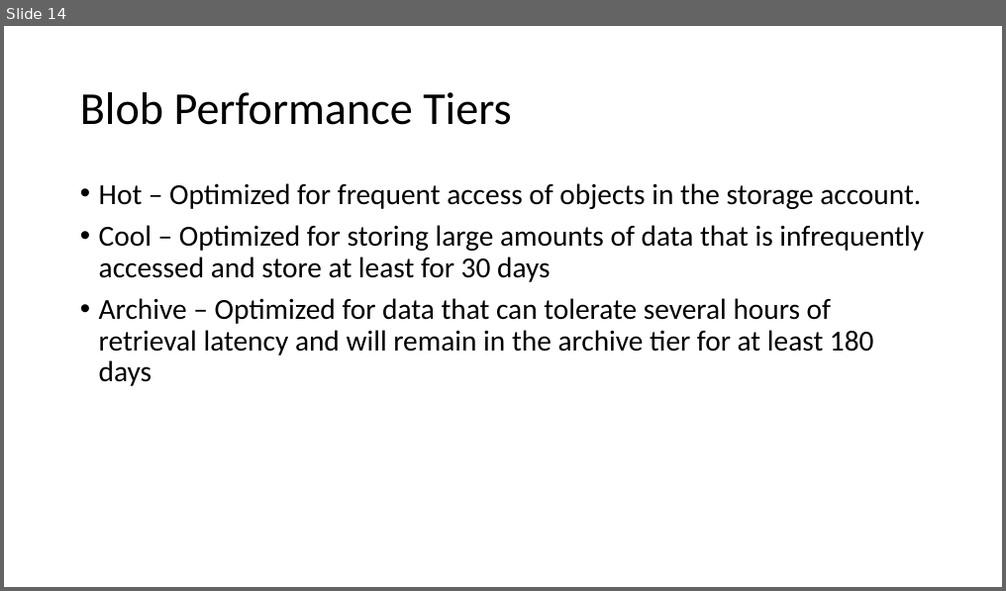
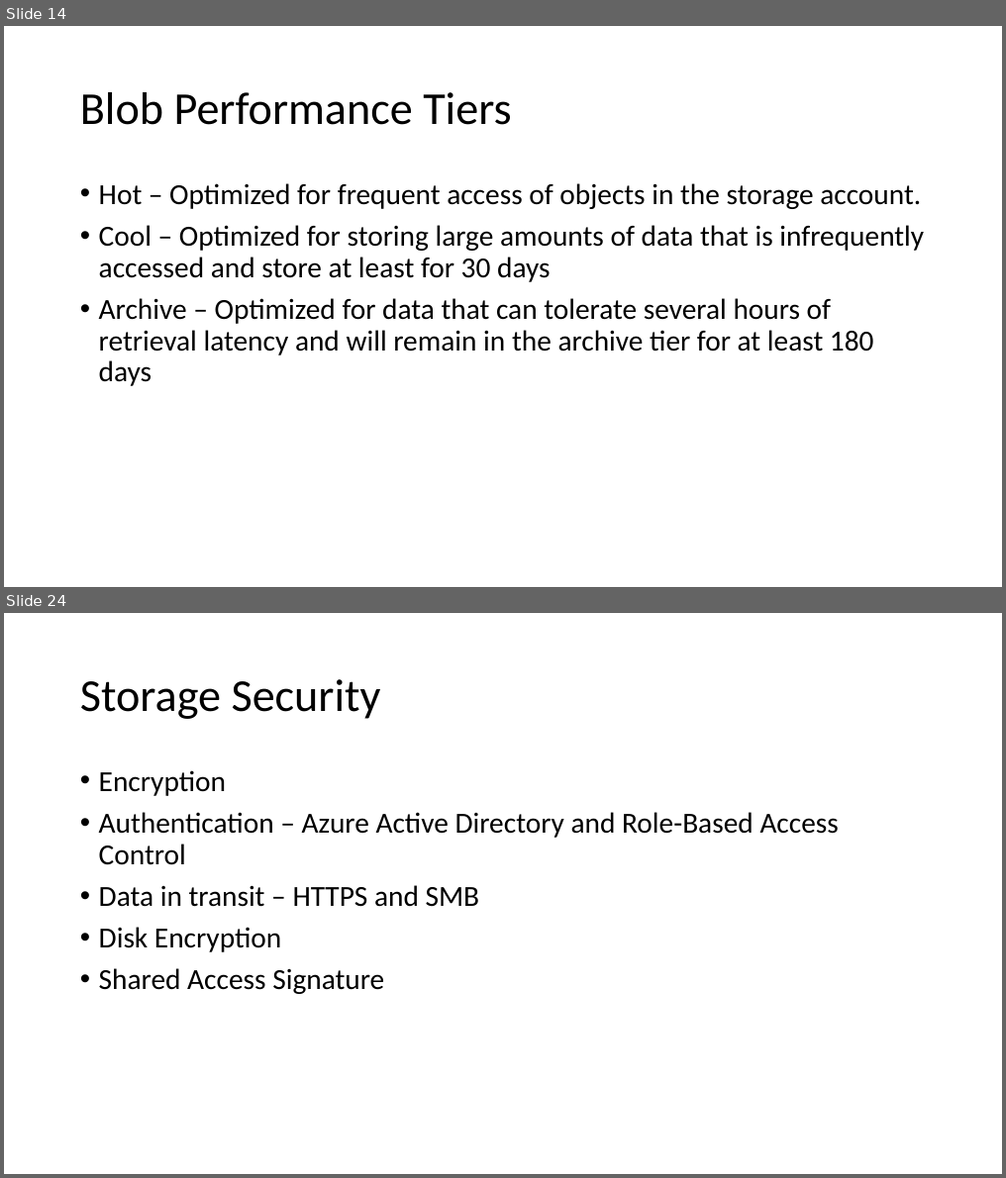
Before and after one commit to ayushrathi15/03June-AZ104, a slide deck: Azure Storage.pptx. Shown one above the other, each under a label of ours: slide 14 before the commit, slides 14 and 24 after it; the slides between them are not shown. The pictures are 1006x591 and 1006x1178 pixels, drawn with LibreOffice and Linux fonts; fonts in the diff are those of the drawing. Boxes give left, top, right and bottom in pixels: in the first picture for what was removed or moved away, otherwise in the second. Text is boxed around its words. In the diff, an @@ line names an element or a change of style, - is before the commit and + after.

```diff
--- a/Azure Storage.pptx
+++ b/Azure Storage.pptx
@@ slide 24 added at (x1=4, y1=613, x2=1002, y2=1174), background #FFFFFF @@
@@ title added at (x1=80, y1=679, x2=381, y2=719), 44 pt, text #000000 @@
+Storage Security
@@ text added at (x1=99, y1=770, x2=839, y2=994), 28 pt, text #000000 @@
+• Encryption
+• Authentication – Azure Active Directory and Role-Based Access Control
+• Data in transit – HTTPS and SMB
+• Disk Encryption
+• Shared Access Signature
```
Also in this commit, not shown: 1 slide changed, 8 other slides added.
